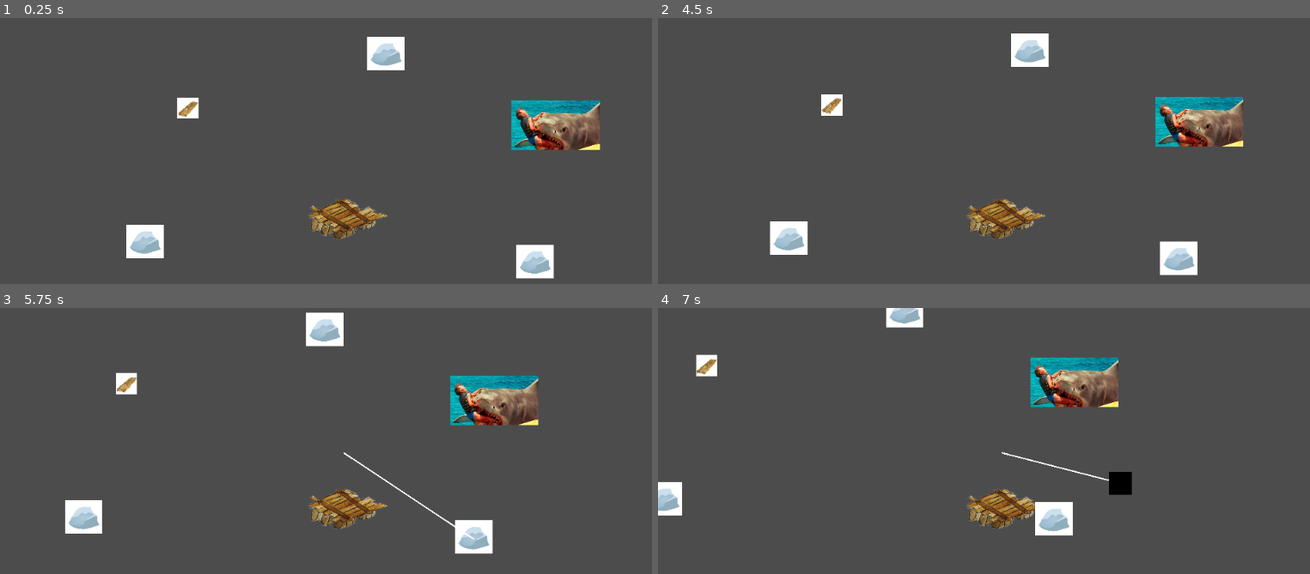
Above: before the commit, frames 1-4 (two rows, left to right).
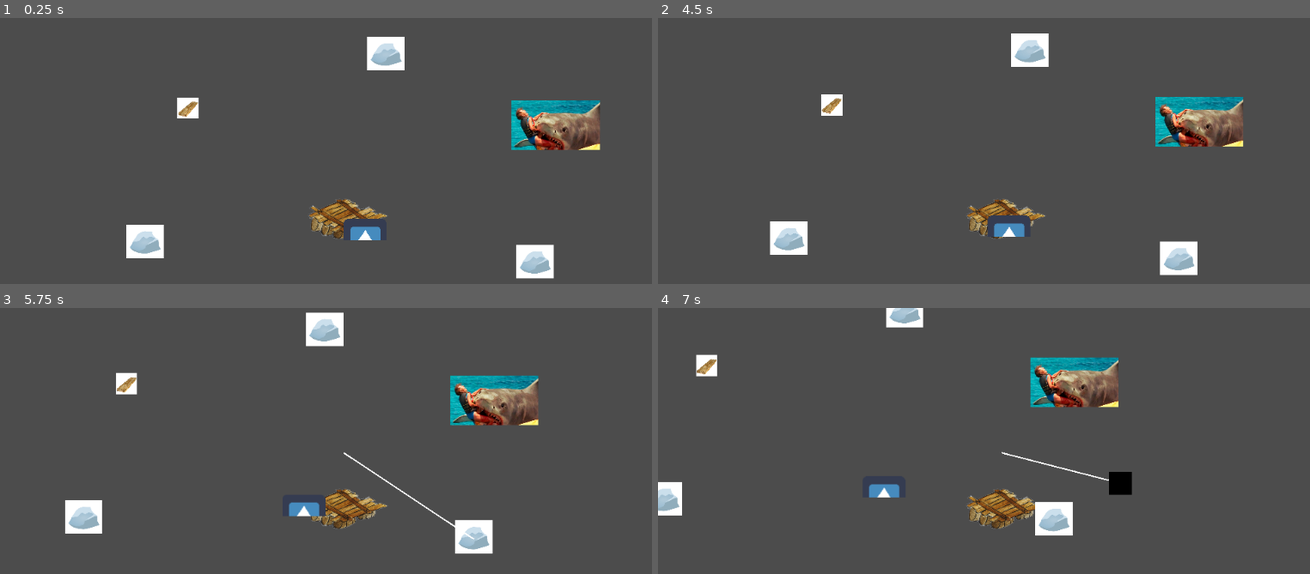
Above: after the commit, the same moments.

Repository: surgura/kwok5
Game: Godot game, scene res://world.tscn
Two runs of this game, one before a commit and one after it. Both use one fixed random seed, a clock stepped at 60 frames per second and the inputs below. The engine's default icon, where the game draws it, is replaced by a stand-in: a white triangle on a blue panel in a dark square.
Inputs (mouse positions are in pixels of both pictures, inside the frame that each line leads up to):
- Up to frame 1 (0.25 s): no input
- Up to frame 2 (4.5 s): tap Enter at 0.5, 3.5 s; move the mouse to (1153, 198) at 0.52 s; click (1153, 198) at 0.6 s; move the mouse to (866, 238) at 1.27 s; click (866, 238) at 1.35 s; tap Space at 2 s; move the mouse to (1068, 129) at 2.02 s; click (1068, 129) at 2.1 s; move the mouse to (outside the picture) at 2.77 s; click (outside the picture) at 2.85 s; move the mouse to (1205, 278) at 3.52 s; click (1205, 278) at 3.6 s; move the mouse to (794, 158) at 4.27 s; click (794, 158) at 4.35 s
- Up to frame 3 (5.75 s): move the mouse to (378, 507) at 5.02 s; click (378, 507) at 5.1 s
- Up to frame 4 (7 s): move the mouse to (899, 409) at 5.77 s; click (899, 409) at 5.85 s; move the mouse to (1153, 488) at 6.52 s; click (1153, 488) at 6.6 s

The runs differ from the first frame. In frame 1, 0.4% of the frame differs, in the area x 52-59%, y 75-84%; in frame 2, 0.5%, in the area x 50-58%, y 74-83%; in frame 3, 0.4%; in frame 4, 0.2%.

Commit message:
Working inventory

Diff:
--- a/godot/hook.gd
+++ b/godot/hook.gd
@@ -32,7 +32,7 @@
 	print("asdasd")
 	caught_item = body
 	caught_item.is_being_reeled = true
-    # remove all children of this node. we will just execute script now
+	# remove all children of this node. we will just execute script now
 	for child in get_children():
 		child.queue_free()
 
--- a/godot/raft.gd
+++ b/godot/raft.gd
@@ -13,7 +13,7 @@
 	var inventory = get_node(inventory_path)
 	var item = body.maybe_get_item(inventory)
 	if item:
-		inventory.addItem(item)
+		inventory.add_item(item)
 	var damage = body.get_damage(self.mass, self.get_linear_velocity(), inventory)
 	# TODO apply damage to inventory
 	body.on_hit_raft()
--- a/godot/world.tscn
+++ b/godot/world.tscn
@@ -1,7 +1,7 @@
 [gd_scene load_steps=6 format=2]
 
 [ext_resource path="res://raft.tscn" type="PackedScene" id=1]
-[ext_resource path="res://inventory/scenes/InventoryScene.tscn" type="PackedScene" id=2]
+[ext_resource path="res://inventory/scenes/InventoryUI.tscn" type="PackedScene" id=2]
 [ext_resource path="res://floating_items/rock.tscn" type="PackedScene" id=3]
 [ext_resource path="res://floating_items/wooden_plank.tscn" type="PackedScene" id=4]
 [ext_resource path="res://floating_items/shark.tscn" type="PackedScene" id=5]
@@ -9,14 +9,10 @@
 [node name="world" type="Node2D"]
 
 [node name="raft" parent="." instance=ExtResource( 1 )]
-inventory_path = NodePath("../inventory")
+inventory_path = NodePath("../Control")
 
 [node name="camera" type="Camera2D" parent="raft"]
 current = true
-drag_margin_h_enabled = false
-drag_margin_v_enabled = false
-
-[node name="inventory" parent="." instance=ExtResource( 2 )]
 
 [node name="rock" parent="." instance=ExtResource( 3 )]
 position = Vector2( 285.601, 66.8073 )
@@ -32,3 +28,5 @@
 
 [node name="shark" parent="." instance=ExtResource( 5 )]
 position = Vector2( 320.675, -138.625 )
+
+[node name="Control" parent="." instance=ExtResource( 2 )]
